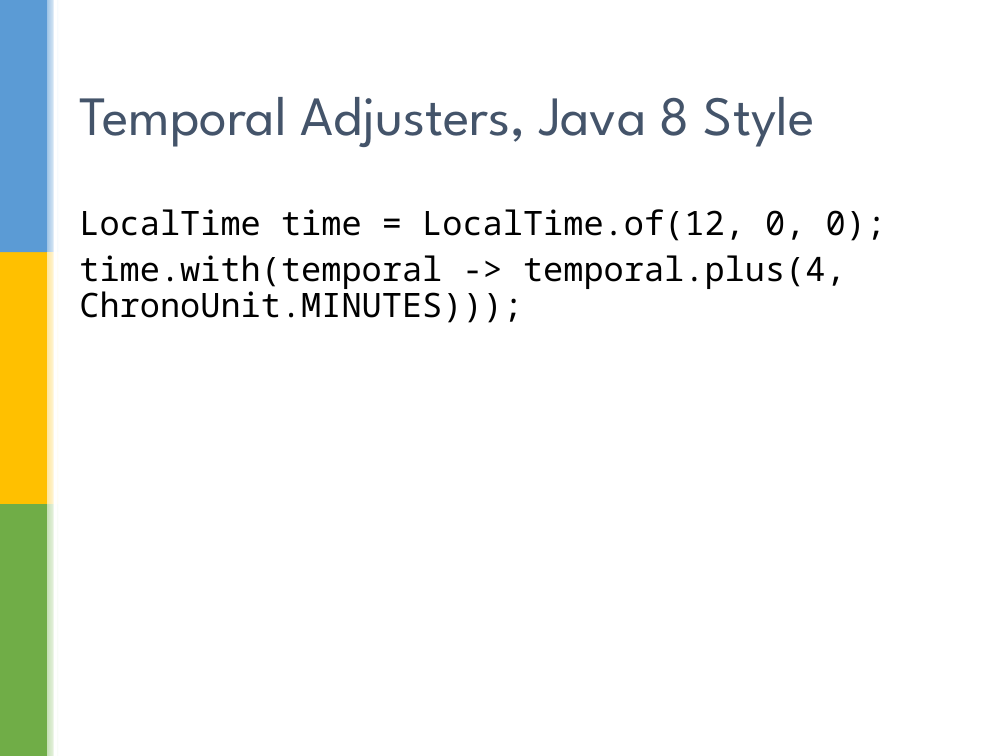
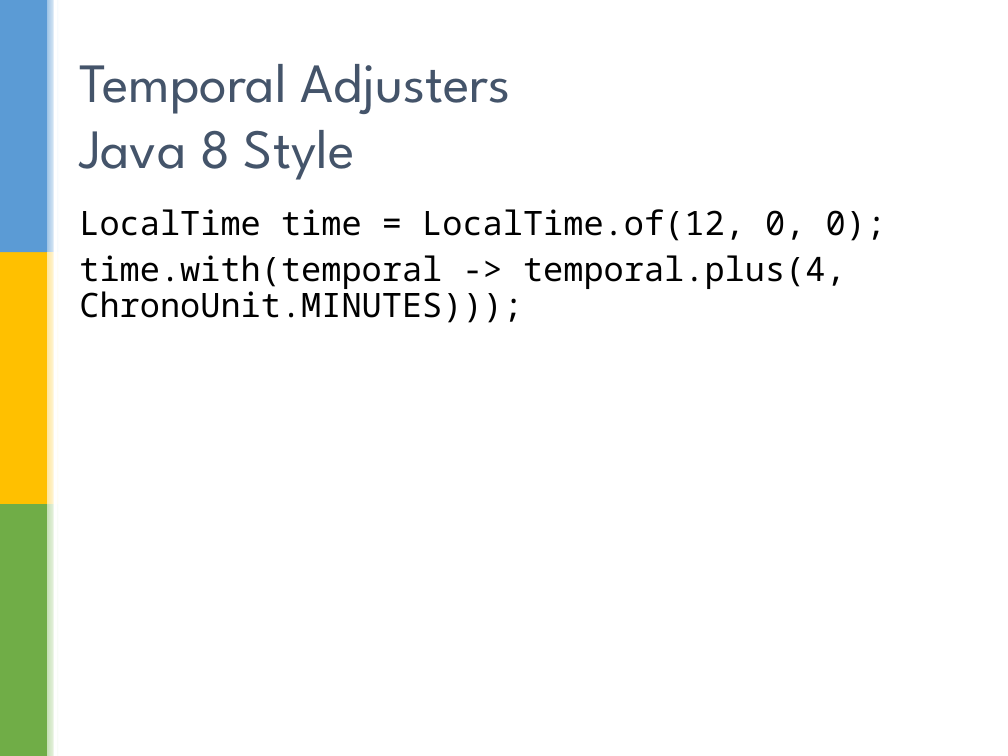
Before and after one commit to sualeh/make-a-date, a slide deck: slide 30 of Java 8 Date and Time API.pptx. Drawn at 1008x756 pixels with LibreOffice and Linux fonts; fonts in the diff are those of the drawing; background and template pictures are left out. Boxes give left, top, right and bottom in pixels: in the first picture for what was removed or moved away, otherwise in the second. Text is boxed around its words. In the diff, an @@ line names an element or a change of style, - is before the commit and + after.

Commit message:
Tweaks

```diff
--- a/Java 8 Date and Time API.pptx
+++ b/Java 8 Date and Time API.pptx
@@ title at <box>79,64,511,180</box>: text changed @@
-Temporal Adjusters, Java 8 Style
+Temporal Adjusters
+Java 8 Style
```
